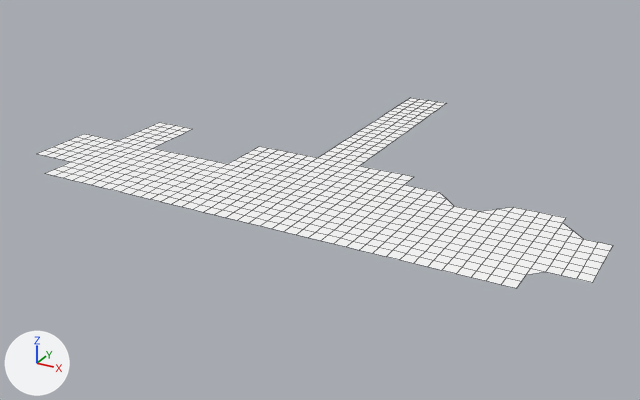
An edit to the FBX model Assets/Models/Crossing/Crossing_Buildings/Crossing_Plaza/Crossing_Floor3.fbx, drawn before and after from the same camera.
The view is the same before and after, from a camera (50 mm lens) standing at (1.96, -3.29, 1.65) and looking at (-0.08, 0.43, -0.21). Lighting does not change. The marker at lower left points along +X, +Y and +Z. Mesh edges are drawn as thin lines. Where no turn or scale is listed for an object, it has been applied to the vertices.

The scene before the commit, as lines of its bpy script (objects in view):
```python
me_mesh = bpy.data.meshes.new('Mesh')
me_mesh.from_pydata(...)  # 708 vertices, 624 faces; spans x -1.44..1.44, y -1.02..1.02, z 0.01
me_mesh.materials.append(mat_plaza_lift_pad_environment)  # its picture is missing
ob_crossing_floor3 = bpy.data.objects.new('Crossing_Floor3', me_mesh)
ob_crossing_floor3.location = (0.0, 0.659, -0.006)
```
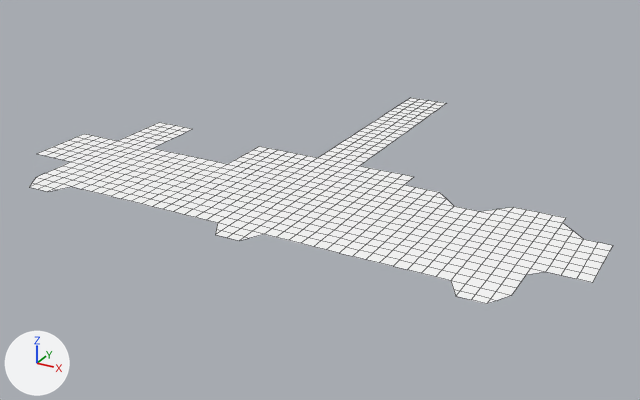
Where the newer file only moved an object's origin or applied its transform, the numbers keep the older frame.

Pixel boxes [x1, y1, x2, y2] of what changed, in the pictures (640 x 400 px):
'Crossing_Floor3', reshaped (8% taller)
    before: [37, 98, 613, 288]
    after: [29, 98, 613, 304]
part 1 of me_mesh, added
    after: [29, 174, 517, 304]

The edits, one by one:
me_mesh is used by ob_crossing_floor3; location (0.0, 0.659, -0.006).
me_mesh had 708 vertices, 624 faces and spanned x -1.44..1.44, y -1.02..1.02, z 0.01.
me_mesh now has 773 vertices, 688 faces and spans x -1.44..1.44, y -1.19..1.02, z 0.01.
Part 1, on me_mesh:
6 vertices are added at (1.0, -1.14, 0.01), (-0.08, -1.14, 0.01), (-1.16, -1.14, 0.01), (1.16, -1.14, 0.01), (0.08, -1.14, 0.01), (-1.0, -1.14, 0.01).
41 new vertices lie (0.0, -0.06, 0.0) away from vertices in x -1.2..1.2, y -1.02, z 0.01.
9 new vertices lie (0.0, -0.06, 0.0) away from vertices in x -1.14..1.14, y -1.08, z 0.01.
9 new vertices lie (0.0, -0.05, 0.0) away from vertices in x -1.14..1.14, y -1.14, z 0.01.
64 new faces join them.
